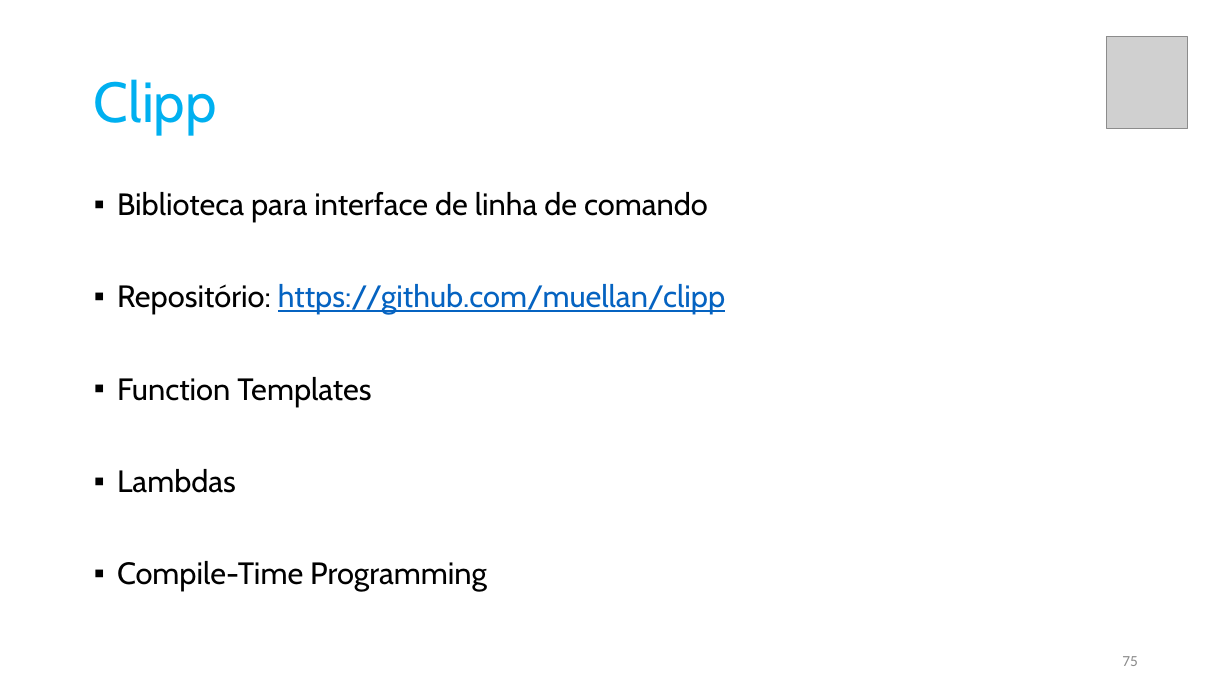
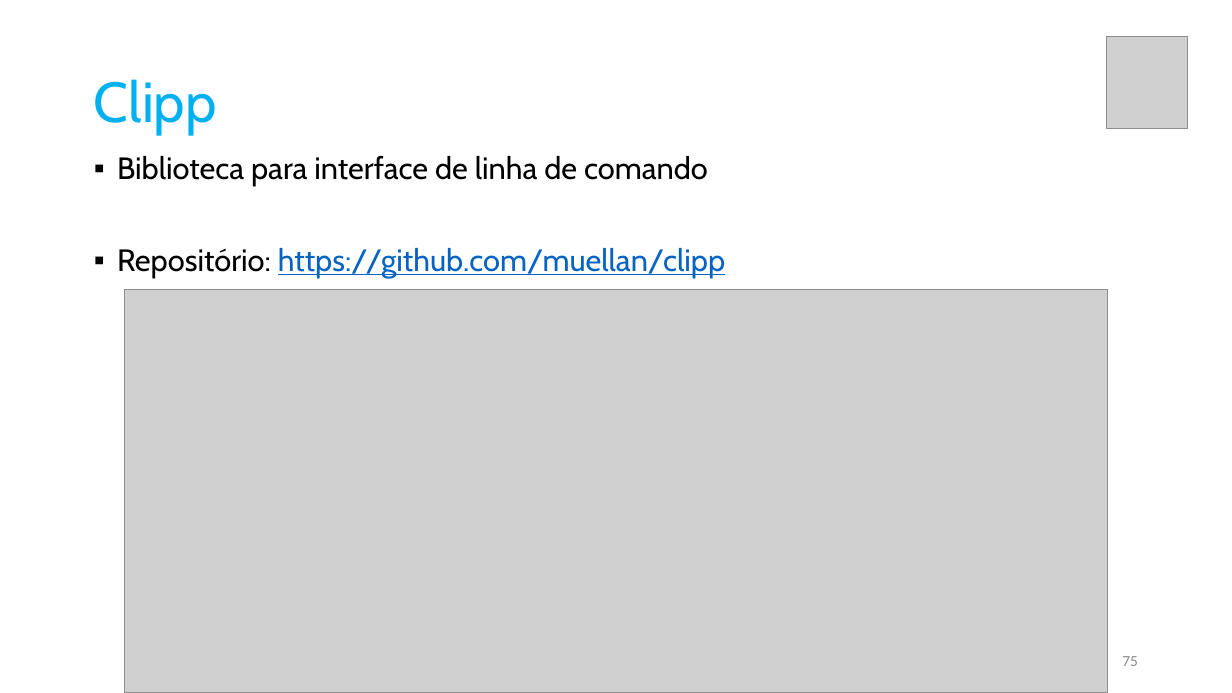
Before and after one commit to pfaco/ees_cpp, a slide deck: slide 75 of slides/C++.pptx. Drawn at 1232x693 pixels with LibreOffice and Linux fonts; fonts in the diff are those of the drawing; grey boxes stand for pictures. Boxes give left, top, right and bottom in pixels: in the first picture for what was removed or moved away, otherwise in the second. Text is boxed around its words. In the diff, an @@ line names an element or a change of style, - is before the commit and + after.

```diff
--- a/slides/C++.pptx
+++ b/slides/C++.pptx
@@ text "Biblioteca para interface de linha ...": place and size @@
-text "Biblioteca para interface de linha ..." at (117, 192, 725, 591)
+text "Biblioteca para interface de linha ..." at (117, 156, 725, 278)
@@ picture added at (124, 290, 1108, 693) @@
@@ text at (117, 377, 487, 591): paragraphs removed @@
-▪ Function Templates
-▪ Lambdas
-▪ Compile-Time Programming
```
Also in this commit, not shown: 1 other slide changed, 11 slides added, 2 slides removed, 6 other files.
